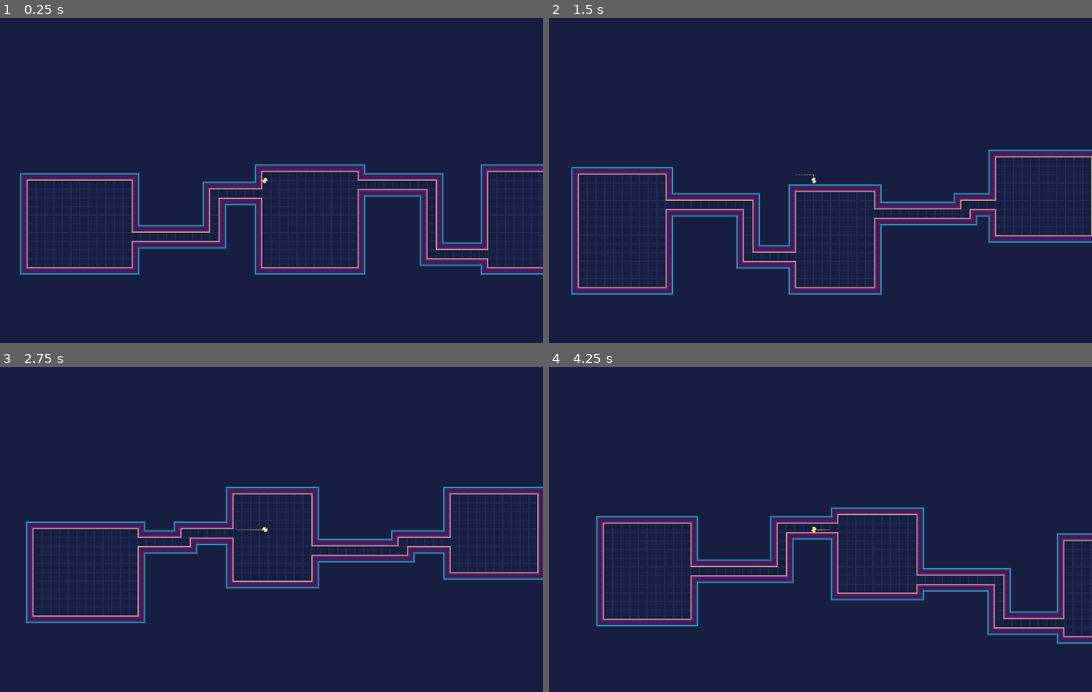
Above: before the commit, frames 1-4 (two rows, left to right).
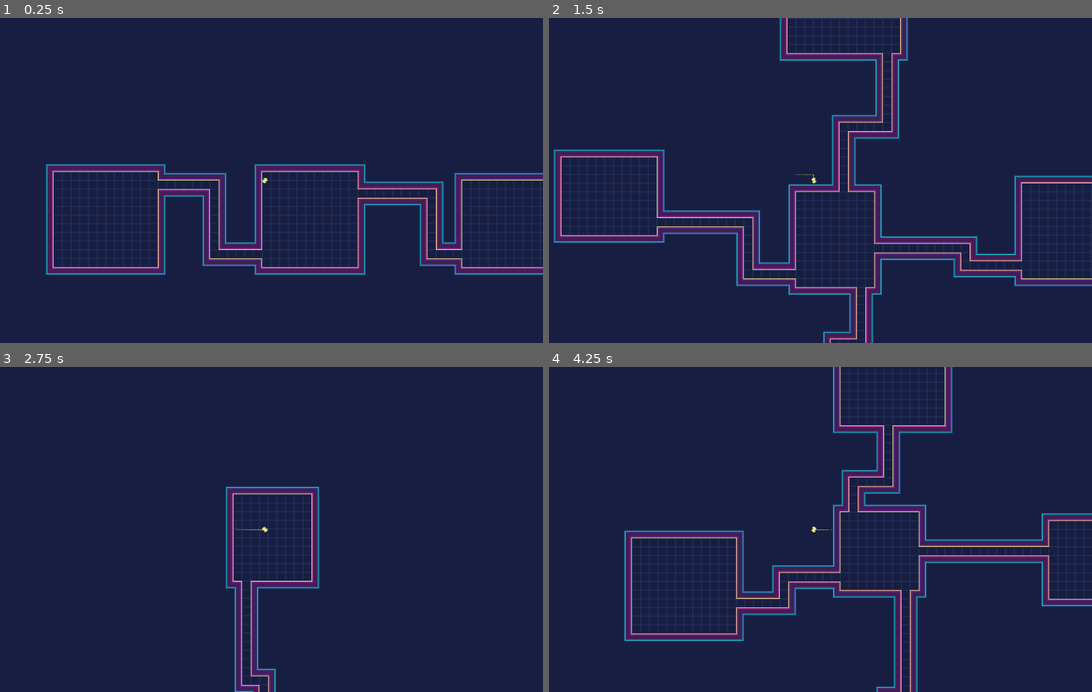
Above: after the commit, the same moments.

Repository: kosinaz/loop-breakerz
Game: Godot game, scene res://map.tscn
Two runs of this game, one before a commit and one after it. Both use one fixed random seed, a clock stepped at 60 frames per second and the inputs below.
Inputs (mouse positions are in pixels of both pictures, inside the frame that each line leads up to):
- Up to frame 1 (0.25 s): no input
- Up to frame 2 (1.5 s): tap Enter (ui_accept) at 0.5, 0.77 s; move the mouse to (934, 164) at 0.52 s; hold Right (ui_right) 0.53-1.28 s; click (934, 164) at 0.67 s; move the mouse to (701, 196) at 1.27 s; hold Down (ui_down) from 1.28 s (still down)
- Up to frame 3 (2.75 s): tap Enter (ui_accept) at 1.52 s; move the mouse to (320, 458) at 2.02 s; release Down (ui_down) at 2.03 s; hold Right (ui_right) from 2.03 s (still down)
- Up to frame 4 (4.25 s): move the mouse to (787, 594) at 2.77 s; release Right (ui_right) at 2.78 s; hold Up (ui_up) 2.78-3.53 s; click (787, 594) at 2.92 s; tap Enter (ui_accept) at 3.02, 3.77 s; move the mouse to (983, 578) at 3.52 s; hold Left (ui_left) from 3.53 s (still down)

The runs differ from the first frame. In frame 1, 8.2% of the frame differs, in the area x 3-100%, y 44-80%; in frame 2, 15%; in frame 3, 8.1%; in frame 4, 18%, in the area x 8-100%, y 0-100%.

Commit message:
add vertical connections

Diff:
--- a/Loop Breakerz/map.gd
+++ b/Loop Breakerz/map.gd
@@ -43,56 +43,96 @@
 	}
 
 func add_neighbors(zone_position: Vector2):
-	var offsets = [Vector2(-1, 0), Vector2(1, 0)] #, Vector2(-1, 0), Vector2(0, -1)]
+	var offsets = [Vector2(-1, 0), Vector2(1, 0), Vector2(0, -1), Vector2(0, 1)]
 	var free_positions = []
 	for offset in offsets:
 		if not zones.has(zone_position + offset):
 			free_positions.append(zone_position + offset)
 	if free_positions.size() == 0:
 		return
-#	free_positions.shuffle()
+	free_positions.shuffle()
 	for free_position in free_positions:
 		generate_room(free_position)
 		connect_rooms(zone_position, free_position)
-#		if randi() % 2:
-#			break
+		if randi() % 2:
+			break
 
 func connect_rooms(zone_a_position: Vector2, zone_b_position: Vector2):
 	var room_a_position = Vector2()
 	var room_a_size = Vector2()
+	var wall_a_position = Vector2()
+	var door_a_position = Vector2()
+	var corridor_a_position = Vector2()
 	var room_b_position = Vector2()
 	var room_b_size = Vector2()
-	if zone_a_position.x < zone_b_position.x:
-		room_a_position = zones[zone_a_position].position
-		room_a_size = zones[zone_a_position].size
-		room_b_position = zones[zone_b_position].position
-		room_b_size = zones[zone_b_position].size
-	if zone_b_position.x < zone_a_position.x:
-		room_a_position = zones[zone_b_position].position
-		room_a_size = zones[zone_b_position].size
-		room_b_position = zones[zone_a_position].position
-		room_b_size = zones[zone_a_position].size
-	var wall_a_position = room_a_position + Vector2(room_a_size.x, 0)
-	var door_a_position = wall_a_position + Vector2(0, randi() % int(room_a_size.y - 4) + 2)
-	var corridor_a_position = door_a_position + Vector2(0, -1)
-	var corridor_ab_position = zone_a_position * zone_size + Vector2(zone_size.x - 3, door_a_position.y)
-	if zone_b_position.x < zone_a_position.x:
-		corridor_ab_position -= zone_size
-	var door_b_position = room_b_position + Vector2(0, randi() % int(room_b_size.y - 4) + 2)
-	var corridor_b_position = door_b_position + Vector2(0, -1)
-	for x in range(corridor_a_position.x, corridor_ab_position.x + 3):
-		for y in range(corridor_a_position.y, corridor_a_position.y + 3):
-			tilemap.set_cellv(Vector2(x, y), tile_id)
-	for x in range(corridor_ab_position.x, corridor_ab_position.x + 3):
-		if door_a_position.y < door_b_position.y:
-			for y in range(door_a_position.y, door_b_position.y):
-				tilemap.set_cellv(Vector2(x, y), tile_id)
-		else:
-			for y in range(door_b_position.y, door_a_position.y):
-				tilemap.set_cellv(Vector2(x, y), tile_id)
-	for x in range(corridor_ab_position.x, corridor_b_position.x):
-		for y in range(corridor_b_position.y, corridor_b_position.y + 3):
-			tilemap.set_cellv(Vector2(x, y), tile_id)
+	var door_b_position = Vector2()
+	var corridor_b_position = Vector2()
+	var corridor_ab_position = Vector2()
+	if zone_a_position.y == zone_b_position.y:
+		if zone_a_position.x < zone_b_position.x:
+			room_a_position = zones[zone_a_position].position
+			room_a_size = zones[zone_a_position].size
+			room_b_position = zones[zone_b_position].position
+			room_b_size = zones[zone_b_position].size
+		if zone_b_position.x < zone_a_position.x:
+			room_a_position = zones[zone_b_position].position
+			room_a_size = zones[zone_b_position].size
+			room_b_position = zones[zone_a_position].position
+			room_b_size = zones[zone_a_position].size
+		wall_a_position = room_a_position + Vector2(room_a_size.x, 0)
+		door_a_position = wall_a_position + Vector2(0, randi() % int(room_a_size.y - 4) + 2)
+		corridor_a_position = door_a_position + Vector2(0, -1)
+		corridor_ab_position = zone_a_position * zone_size + Vector2(zone_size.x - 3, door_a_position.y)
+		if zone_b_position.x < zone_a_position.x:
+			corridor_ab_position -= zone_size
+		door_b_position = room_b_position + Vector2(0, randi() % int(room_b_size.y - 4) + 2)
+		corridor_b_position = door_b_position + Vector2(0, -1)
+		for x in range(corridor_a_position.x, corridor_ab_position.x + 3):
+			for y in range(corridor_a_position.y, corridor_a_position.y + 3):
+				tilemap.set_cellv(Vector2(x, y), tile_id)
+		for x in range(corridor_ab_position.x, corridor_ab_position.x + 3):
+			if door_a_position.y < door_b_position.y:
+				for y in range(door_a_position.y, door_b_position.y):
+					tilemap.set_cellv(Vector2(x, y), tile_id)
+			else:
+				for y in range(door_b_position.y, door_a_position.y):
+					tilemap.set_cellv(Vector2(x, y), tile_id)
+		for x in range(corridor_ab_position.x, corridor_b_position.x):
+			for y in range(corridor_b_position.y, corridor_b_position.y + 3):
+				tilemap.set_cellv(Vector2(x, y), tile_id)
+	else:
+		if zone_a_position.y < zone_b_position.y:
+			room_a_position = zones[zone_a_position].position
+			room_a_size = zones[zone_a_position].size
+			room_b_position = zones[zone_b_position].position
+			room_b_size = zones[zone_b_position].size
+		if zone_b_position.y < zone_a_position.y:
+			room_a_position = zones[zone_b_position].position
+			room_a_size = zones[zone_b_position].size
+			room_b_position = zones[zone_a_position].position
+			room_b_size = zones[zone_a_position].size
+		wall_a_position = room_a_position + Vector2(0, room_a_size.y)
+		door_a_position = wall_a_position + Vector2(randi() % int(room_a_size.x - 4) + 2, 0)
+		corridor_a_position = door_a_position + Vector2(-1, 0)
+		corridor_ab_position = zone_a_position * zone_size + Vector2(door_a_position.x, zone_size.y - 3)
+		if zone_b_position.y < zone_a_position.y:
+			corridor_ab_position -= zone_size
+		door_b_position = room_b_position + Vector2(randi() % int(room_b_size.x - 4) + 2, 0)
+		corridor_b_position = door_b_position + Vector2(-1, 0)
+		for x in range(corridor_a_position.x, corridor_a_position.x + 3):
+			for y in range(corridor_a_position.y, corridor_ab_position.y + 3):
+				tilemap.set_cellv(Vector2(x, y), tile_id)
+		for y in range(corridor_ab_position.y, corridor_ab_position.y + 3):
+			if door_a_position.x < door_b_position.x:
+				for x in range(door_a_position.x, door_b_position.x):
+					tilemap.set_cellv(Vector2(x, y), tile_id)
+			else:
+				for x in range(door_b_position.x, door_a_position.x):
+					tilemap.set_cellv(Vector2(x, y), tile_id)
+		for x in range(corridor_b_position.x, corridor_b_position.x + 3):
+			for y in range(corridor_ab_position.y, corridor_b_position.y + 3):
+				tilemap.set_cellv(Vector2(x, y), tile_id)
+
 	tilemap.update_bitmask_region(zone_a_position * zone_size, zone_a_position * zone_size + zone_size)
 	tilemap.update_bitmask_region(zone_b_position * zone_size, zone_b_position * zone_size + zone_size)
 
